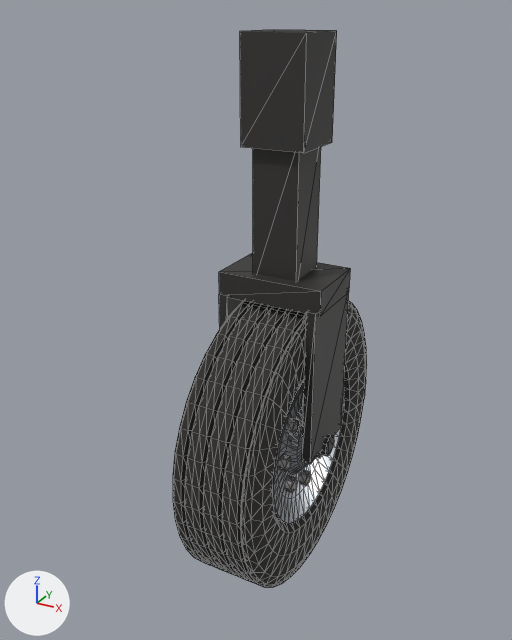
What one commit did to the glTF model models/wheel_heavy.glb.
Before and after are seen from a 50 mm lens placed at (0.737, -1.481, 0.744), pointed at (-0.066, -0.021, 0.014). The lights are fixed; the arrows at lower left show +X, +Y and +Z. The picture after the commit comes second. Mesh edges are drawn as thin lines. Vertices at exactly the same position are counted once.

Objects in the first picture: 'Leg', 'Wheel'.
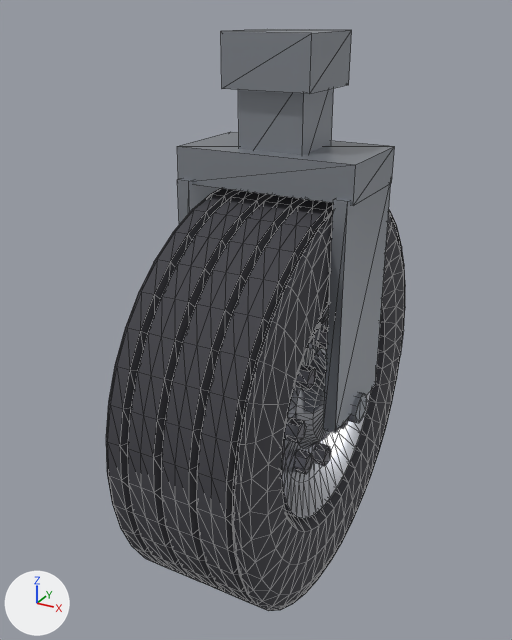
ob_wheel_heavy is not drawn itself; it is the parent of ob_leg.

Changed parts and their boxes (x1, y1, x2, y2) in the pictures (512 x 640 px; the box of a moved part takes in the faces that stretch with it):
'Wheel', recoloured, surface changed, reshaped, moved, rescaled (54% wider, 48% taller): before (173, 301, 367, 587); after (106, 188, 405, 611)
'Leg', recoloured, reshaped, moved, rescaled (dark grey to grey, 65% wider, 7% shorter): before (219, 30, 351, 464); after (177, 29, 395, 433)
part 1 of me_leg_004, moved or reshaped: before (219, 293, 244, 328); after (177, 179, 221, 225)
part 2 of me_leg_004, moved or reshaped: before (302, 292, 349, 464); after (323, 183, 391, 433)
part 3 of me_leg_004, moved or reshaped: before (219, 253, 351, 316); after (177, 132, 395, 205)
part 4 of me_leg_004, moved or reshaped: before (319, 434, 334, 456); after (347, 392, 367, 423)
part 5 of me_leg_004, moved or reshaped: before (253, 147, 321, 281); after (238, 89, 333, 155)
part 6 of me_leg_004, moved or reshaped: before (240, 30, 337, 153); after (221, 29, 352, 94)
part 7 of me_wheel_004, moved or reshaped: before (173, 301, 367, 587); after (106, 188, 405, 611)
part 8 of me_wheel_004, moved or reshaped: before (272, 379, 344, 523); after (281, 303, 371, 518)
part 9 of me_wheel_004, moved or reshaped (not visible before): after (318, 327, 328, 350)
part 10 of me_wheel_004, moved or reshaped: before (287, 418, 299, 435); after (297, 365, 317, 389)
part 11 of me_wheel_004, moved or reshaped: before (280, 454, 292, 472); after (287, 418, 306, 443)
part 12 of me_wheel_004, moved or reshaped: before (285, 476, 297, 493); after (295, 449, 313, 474)
part 13 of me_wheel_004, moved or reshaped: before (299, 470, 311, 486); after (313, 443, 331, 466)
part 14 of me_wheel_004, moved or reshaped (mostly hidden): before (317, 454, 322, 458); after (340, 420, 348, 428)

The change, as a list of edits to the scene's bpy script:
```text
Change mat_strut:
    mat_strut.base_color: (0.055, 0.052, 0.05) -> (0.319, 0.342, 0.38)  # dark grey #42403f -> grey #999ea6
Change mat_rubber:
    mat_rubber.base_color: (0.025, 0.023, 0.021) -> (0.05, 0.05, 0.06)  # black #2c2a28 -> dark grey #3f3f45
Change mat_rim:
    mat_rim.base_color: (0.448, 0.47, 0.507) -> (0.72, 0.74, 0.8)  # grey #b3b6bd -> white #dddfe7
    mat_rim.roughness: 0.33 -> 0.22
Change mat_hub:
    mat_hub.base_color: (0.37, 0.36, 0.34) -> (0.15, 0.15, 0.17)  # grey #a4a29e -> grey #6c6c73
Change me_leg_004:
    used by ob_leg; parent = ob_wheel_heavy; location = (0.0, 0.0, 0.0)
    remove me_leg_004.from_pydata(...)  # 60 vertices, 96 faces; spans x -0.18..0.18, y -0.13..0.13, z -0.036..1.3
    add me_leg_004.from_pydata(...)  # 60 vertices, 96 faces; spans x -0.223..0.223, y -0.137..0.137, z -0.037..0.875
    me_leg_004 part 1: the loose piece of 8 vertices spanning x -0.168..-0.136, y -0.13..0.13, z 0.0..0.53 is scaled about its middle by (1, 1.05, 1.05), then moved by (-0.043, 0.0, 0.013)
    me_leg_004 part 2: the loose piece of 8 vertices spanning x 0.136..0.168, y -0.13..0.13, z 0.0..0.53 is scaled about its middle by (1, 1.05, 1.05), then moved by (0.043, 0.0, 0.013)
    me_leg_004 part 3: the loose piece of 8 vertices spanning x -0.175..0.175, y -0.115..0.115, z 0.52..0.6 is scaled about the mesh origin by (1.25, 1.05, 1.05)
    me_leg_004 part 4: the loose piece of 20 vertices spanning x -0.18..0.18, y -0.038..0.038, z -0.036..0.036 is scaled about its middle by (1.24, 1.05, 1.05)
    me_leg_004 part 5: the loose piece of 8 vertices spanning x -0.075..0.075, y -0.075..0.075, z 0.55..1.025 is scaled about its middle by (1.05, 1.05, 0.451), then moved by (0.0, 0.0, -0.103)
    me_leg_004 part 6: the loose piece of 8 vertices spanning x -0.1..0.1, y -0.1..0.1, z 0.99..1.3 is scaled about its middle by (1.05, 1.05, 0.37), then moved by (0.0, 0.0, -0.327)
Change me_wheel_004:
    used by ob_wheel; parent = ob_leg; location = (0.0, 0.0, 0.0)
    remove me_wheel_004.from_pydata(...)  # 1648 vertices, 3048 faces; spans x -0.19..0.13, y -0.5..0.5, z -0.5..0.5
    add me_wheel_004.from_pydata(...)  # 1648 vertices, 3048 faces; spans x -0.253..0.173, y -0.525..0.525, z -0.525..0.525
    me_wheel_004 part 7: the loose piece of 1120 vertices spanning x -0.13..0.13, y -0.5..0.5, z -0.5..0.5 is scaled about its middle by (1.33, 1.05, 1.05)
    me_wheel_004 part 8: the loose piece of 320 vertices spanning x -0.114..0.114, y -0.287..0.287, z -0.287..0.287 is scaled about its middle by (1.33, 1.05, 1.05)
    me_wheel_004 part 9: the loose piece of 12 vertices spanning x 0.078..0.104, y -0.026..0.026, z 0.14..0.185 is scaled about the mesh origin by (1.33, 1.05, 1.05)
    me_wheel_004 part 10: the loose piece of 12 vertices spanning x 0.078..0.104, y -0.141..-0.089, z 0.092..0.137 is scaled about the mesh origin by (1.33, 1.05, 1.05)
    me_wheel_004 part 11: the loose piece of 12 vertices spanning x 0.078..0.104, y -0.189..-0.137, z -0.023..0.023 is scaled about the mesh origin by (1.33, 1.05, 1.05)
    me_wheel_004 part 12: the loose piece of 12 vertices spanning x 0.078..0.104, y -0.141..-0.089, z -0.137..-0.092 is scaled about the mesh origin by (1.33, 1.05, 1.05)
    me_wheel_004 part 13: the loose piece of 12 vertices spanning x 0.078..0.104, y -0.026..0.026, z -0.185..-0.14 is scaled about the mesh origin by (1.33, 1.05, 1.05)
    me_wheel_004 part 14: the loose piece of 12 vertices spanning x 0.078..0.104, y 0.089..0.141, z -0.137..-0.092 is scaled about the mesh origin by (1.33, 1.05, 1.05)
    other edits to the shape of me_wheel_004 do not show in these pictures
Change ob_wheel_heavy:
    ob_wheel_heavy.scale: (0.778, 0.778, 0.778) -> (1.0, 1.0, 1.0)
    ob_wheel_heavy.location: (0.00381, 0.0, -0.311) -> (0.0, 0.0, -0.175)
```
